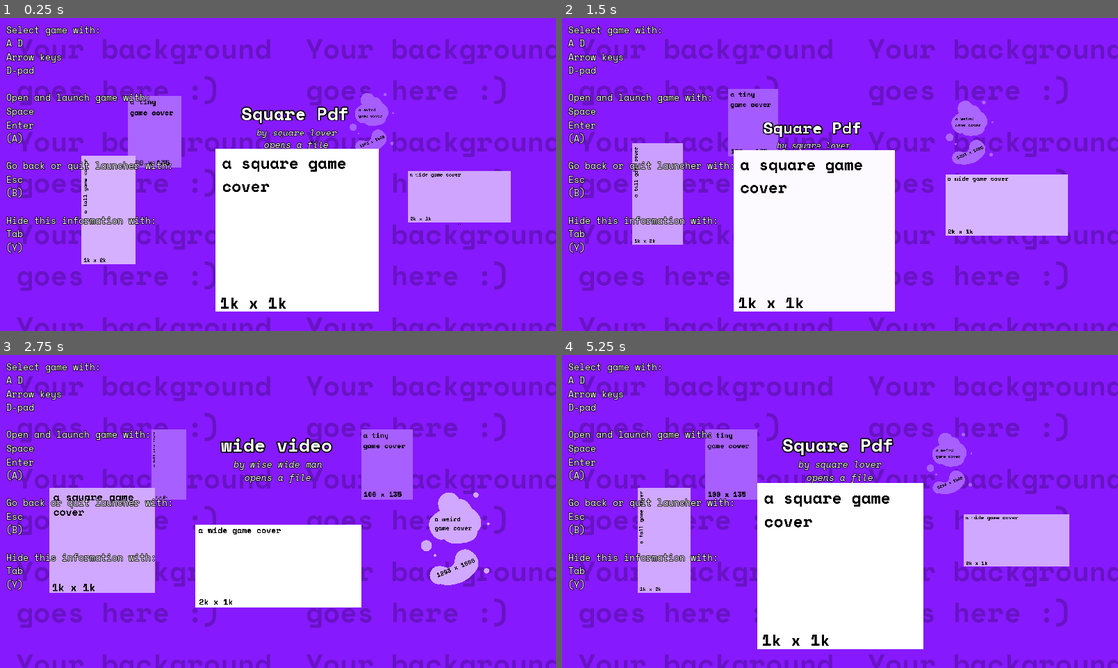
Above: before the commit, frames 1-4 (two rows, left to right).
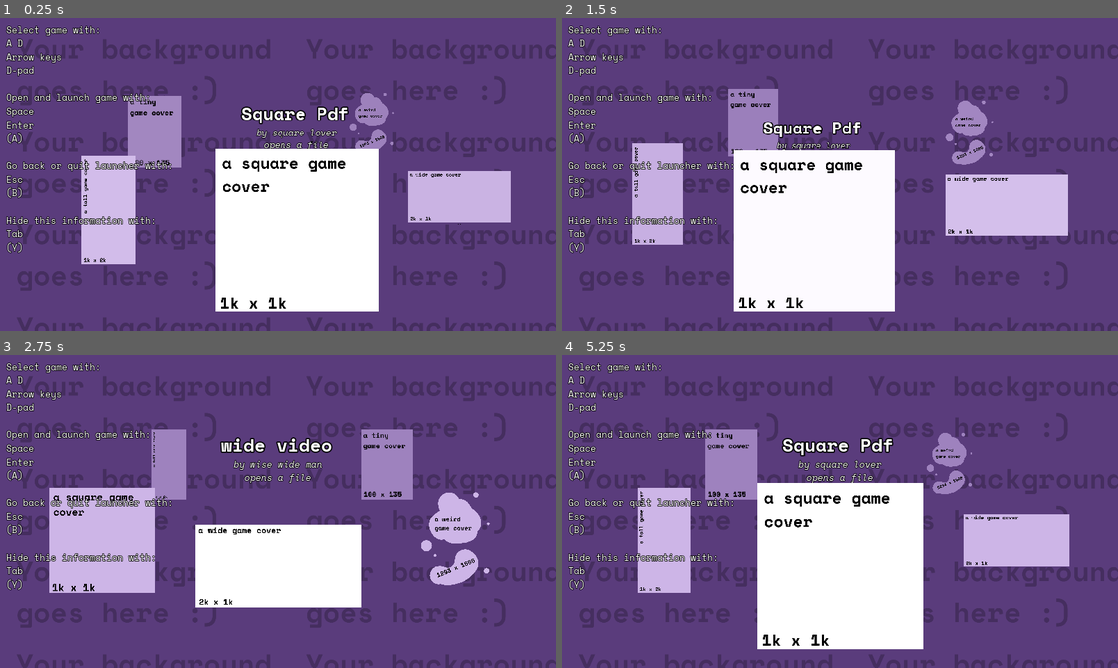
Above: after the commit, the same moments.

Repository: cis-ash/MM-Bundle-Launcher
Game: Godot game, scene res://Elements/Launcher.tscn
Same seed, same stepped clock (60 frames per second), same inputs: the game is played once before the commit and once after it. The engine's default icon, where the game draws it, is replaced by a stand-in: a white triangle on a blue panel in a dark square.
Inputs:
- Up to frame 1 (0.25 s): no input
- Up to frame 2 (1.5 s): tap Enter (ui_accept) at 0.5, 0.77 s; hold Right (ui_right) 0.53-1.28 s; hold Left (ui_left) from 1.28 s (still down)
- Up to frame 3 (2.75 s): tap Enter (ui_accept) at 1.52 s; release Left (ui_left) at 2.03 s; hold Right (ui_right) from 2.03 s (still down)
- Up to frame 4 (5.25 s): tap Enter (ui_accept) at 3.02, 3.77, 4.52 s; release Right (ui_right) at 3.53 s; hold Left (ui_left) from 3.53 s (still down)

The runs differ from the first frame. In frame 1, 79% of the frame differs, in the area x 0-100%, y 0-100%; in frame 2, 78%; in frame 3, 82%; in frame 4, 76%.

Commit message:
update background color

Diff:
--- a/Launcher Source/Elements/Launcher.tscn
+++ b/Launcher Source/Elements/Launcher.tscn
@@ -60,7 +60,7 @@
 margin_top = -990.695
 margin_right = 4730.23
 margin_bottom = 2524.31
-color = Color( 0.529412, 0.0980392, 1, 1 )
+color = Color( 0.352941, 0.235294, 0.486275, 1 )
 __meta__ = {
 "_edit_use_anchors_": false
 }
@@ -80,7 +80,7 @@
 max_scale = 1.0
 move_sound = NodePath("../Move")
 exit_popup = NodePath("../Exit Popup")
-far_tint = Color( 0.686275, 0.396078, 1, 1 )
+far_tint = Color( 0.643137, 0.572549, 0.717647, 1 )
 unselected_tint = Color( 0.913725, 0.831373, 1, 1 )
 
 [node name="Game1" parent="Carousel" instance=ExtResource( 1 )]
